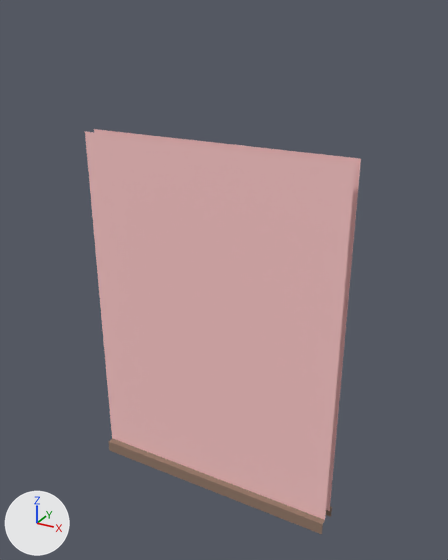
The FBX model Content/Game_Art/FBX/Archi/SM_Mur_Double_1x2.fbx: old version first, new version second.
Rendered twice from a 50 mm lens placed at (2.05, -3.52, 3.61), pointed at (0.07, 0.07, 1.82). Arrows for +X, +Y and +Z are at lower left; the lights stay in place.

Objects in the first picture: 'SM_Mur_Double_1x2'.
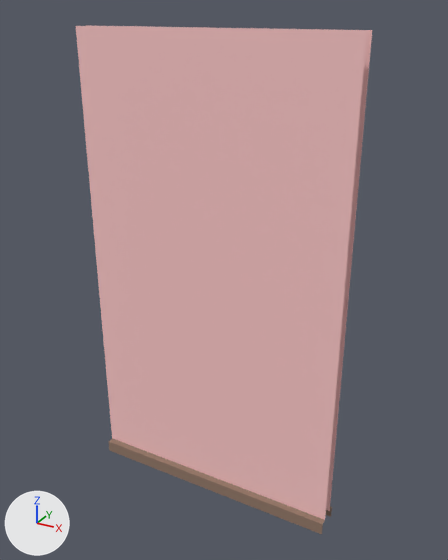
Pixel boxes [x1, y1, x2, y2] of what changed, in the pictures (448 x 560 px; the box of a moved part takes in the faces that stretch with it):
```json
{"object": "SM_Mur_Double_1x2", "change": "reshaped", "before": [85, 129, 361, 534], "after": [76, 25, 372, 534], "on screen": "7% wider, 26% taller"}
{"part": 1, "of": "me_mesh", "change": "moved or reshaped", "before": [85, 129, 361, 196], "after": [76, 25, 372, 196]}
```

Scene script edits in JSON lines:
```json
{"block": "me_mesh", "where": "me_mesh.from_pydata(...)  # 30 vertices, 16 faces; spans x -1.0..1.0, y -0.1..0.1, z 0.0..2.8"}
{"block": "me_mesh", "where": "# used by ob_sm_mur_double_1x2; location = (0.0, 0.0, 0.0)"}
{"block": "me_mesh", "where": "# before: 0 (1.0, -0.05, 2.8) at pixel (355, 162), 13 (1.0, 0.05, 2.8) at pixel (361, 158), 18 (-1.0, -0.05, 2.8) at pixel (84, 131), 19 (0.0, -0.05, 2.8) at pixel (205, 145), 28 (-1.0, 0.05, 2.8) at pixel (93, 129)"}
{"block": "me_mesh", "where": "# before: 29 (0.0, 0.05, 2.8) at pixel (213, 142)"}
{"block": "me_mesh", "change": "me_mesh part 1"}
{"op": "add", "block": "me_mesh", "code": "for i in [0, 13, 18, 19, 28, 29]: me_mesh.vertices[i].co += Vector((0.0, 0.0, 0.7))"}
```
